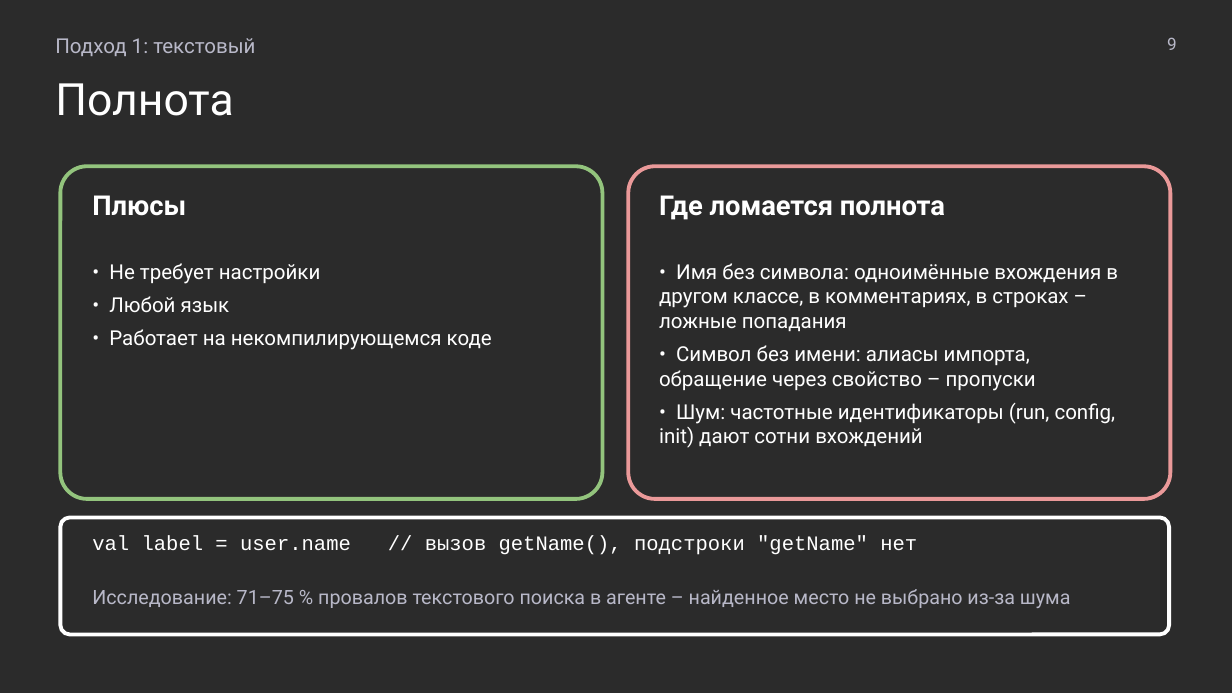
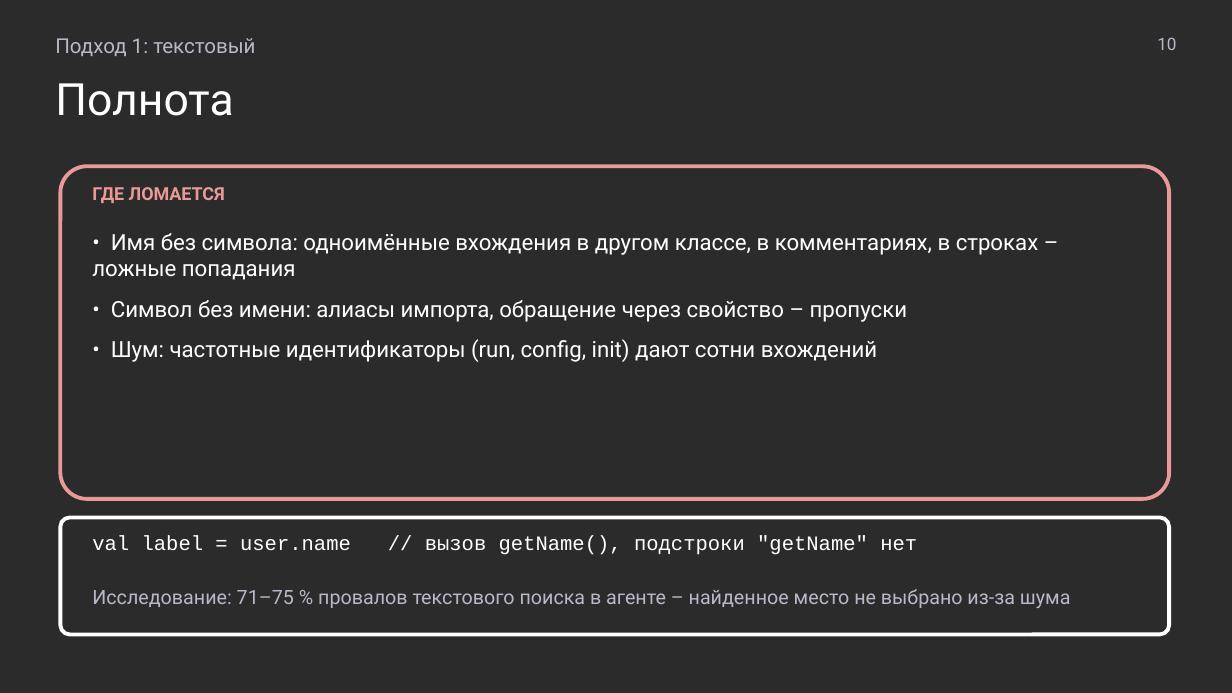
Before and after one commit to MchKosticyn/ide-refactoring-in-ai-agents, a slide deck: slide 10 of Доклад_ Рефакторинг в ИИ-агентах.pptx (slide 9 before the commit). Drawn at 1232x693 pixels with LibreOffice and Linux fonts; fonts in the diff are those of the drawing; background and template pictures are left out; a plain dark background stands for a picture behind light text. Boxes give left, top, right and bottom in pixels: in the first picture for what was removed or moved away, otherwise in the second. Text is boxed around its words. In the diff, an @@ line names an element or a change of style, - is before the commit and + after.

Commit message:
Pros/cons slide per approach, result tables with color semantics, plan-progress slides, short titles

```diff
--- a/Доклад_ Рефакторинг в ИИ-агентах.pptx
+++ b/Доклад_ Рефакторинг в ИИ-агентах.pptx
@@ text at (1157, 37, 1176, 50): text changed @@
-9
+10
@@ rounded rectangle: place and size @@
-rounded rectangle at (628, 166, 1170, 499)
+rounded rectangle at (60, 166, 1169, 499)
@@ rounded rectangle removed at (60, 166, 602, 499) @@
@@ text at (92, 187, 225, 203): text changed; size 16 to 10.5 pt; text colour #FFFFFF to #EA9999 @@
-Где ломается полнота
+ГДЕ ЛОМАЕТСЯ
@@ text removed at (92, 195, 186, 216) @@
-Плюсы
@@ text "• Имя без символа: одноимённые ...": place and size @@
-text "• Имя без символа: одноимённые ..." at (659, 263, 1118, 448)
+text "• Имя без символа: одноимённые ..." at (92, 233, 1039, 362)
@@ text "• Имя без символа: одноимённые ..." at (92, 233, 1039, 362): size 12 to 13 pt; more space between paragraphs @@
@@ text removed at (109, 263, 492, 350) @@
-• Не требует настройки
-• Любой язык
-• Работает на некомпилирующемся коде
```
Also in this commit, not shown: 21 other slides changed, 5 slides added, 2 other files.
